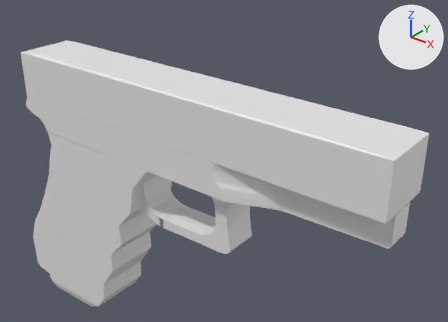
The Blender file haha.blend: old version first, new version second.
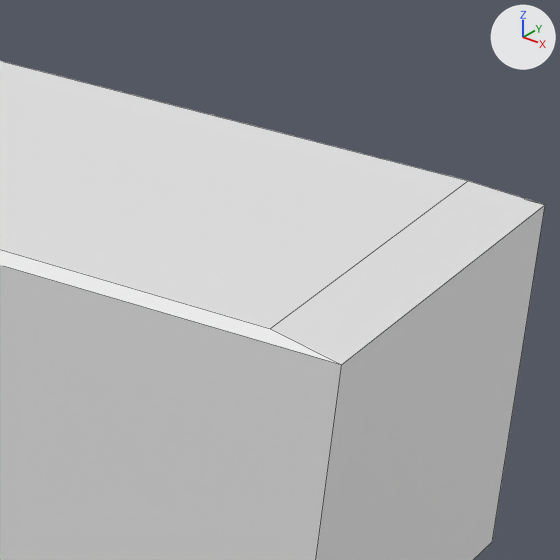
The first picture shows the older version from a 50 mm camera at (8.58, -10.81, 7.56) aimed at (0.35, -0.52, 1.18). The close-ups show both versions on the part from 75% to 96% of the width and 30% to 61% of the height of that picture; other places that the commit changed are outside them. The lights are fixed; the arrows at upper right show +X, +Y and +Z. The close-ups show mesh edges as thin lines.
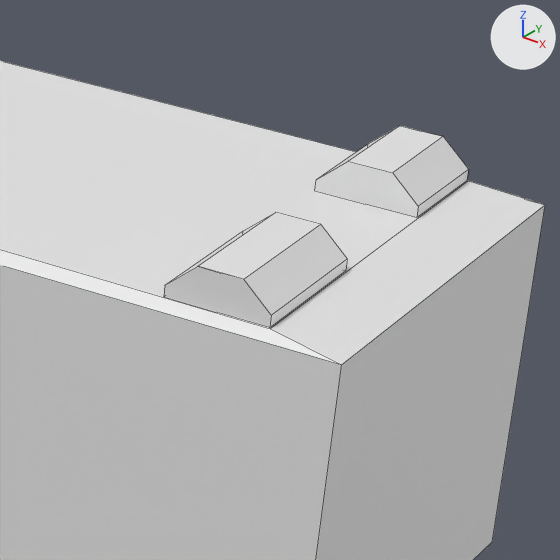
What differs and where, as boxes (x1, y1, x2, y2) in the close-ups (560 x 560 px):
part 1 of me_cube_003, added: after (315, 126, 468, 218)
part 2 of me_cube_003, added: after (164, 212, 347, 328)

The change in detail:
me_cube_003 is used by ob_cube; location (0.243, -1.551, 2.733); scale (4.92, 0.707, 0.602).
me_cube_003 had 14 vertices, 10 faces and spanned x -1.0..1.0, y -1.0..1.0, z -2.03..2.34.
me_cube_003 now has 60 vertices, 43 faces and spans x -1.0..1.0, y -1.0..1.0, z -2.03..2.34.
me_cube_003 part 1: a new loose piece of 15 vertices spanning x 0.89..0.95, y 0.43..0.95, z 0.97..1.17.
me_cube_003 part 2: a new loose piece of 15 vertices spanning x 0.89..0.95, y -0.95..-0.26, z 0.97..1.17.
